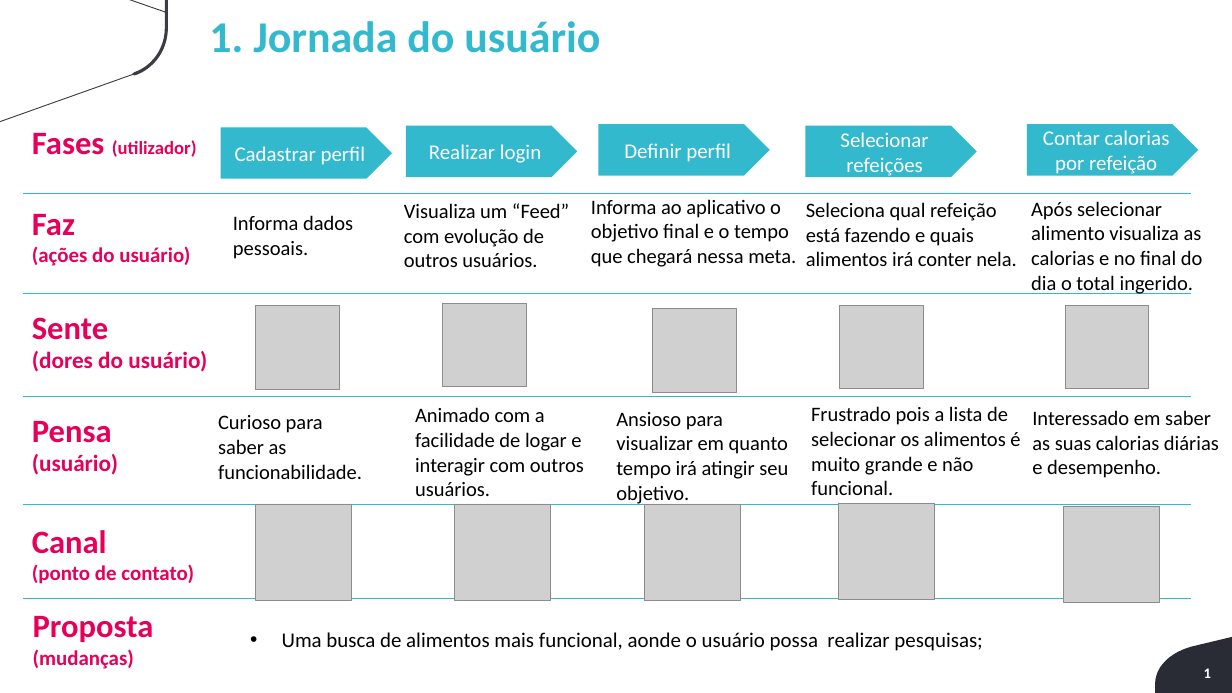
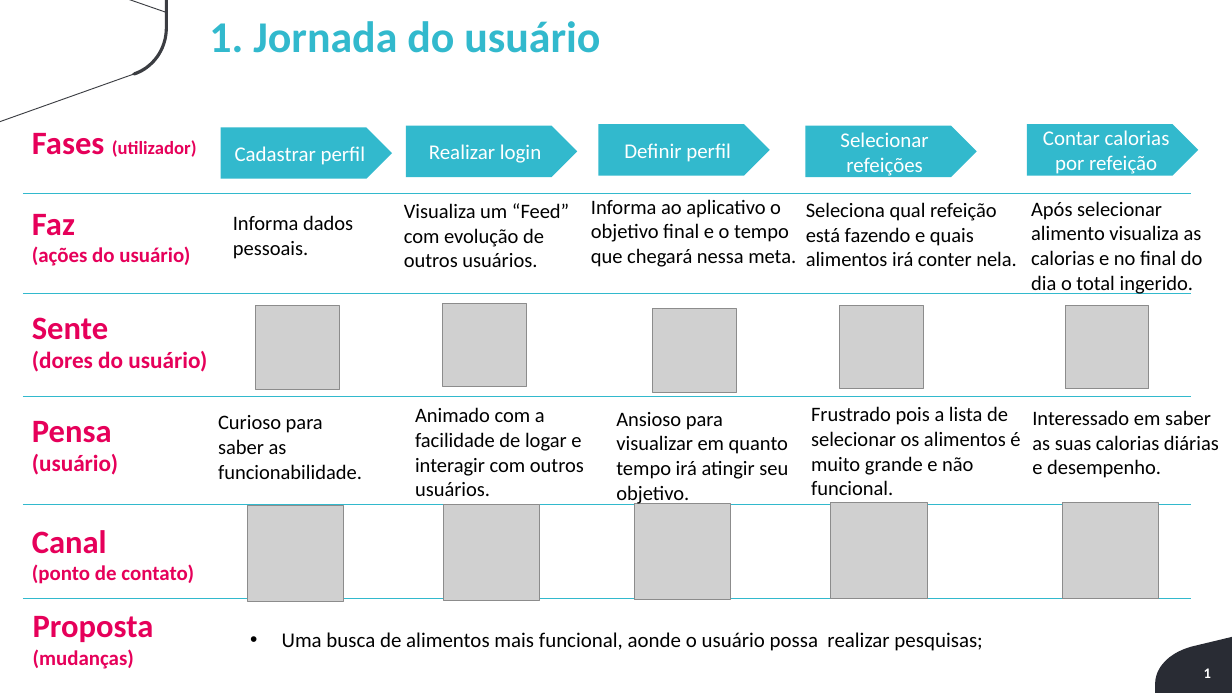
Before and after one commit to mileneoliveira/grupo04-react-web, a slide deck: slide 1 of Documentação/Documentação_Teorica/Jornada_Usuario V1.pptx. Drawn at 1232x693 pixels with LibreOffice and Linux fonts; fonts in the diff are those of the drawing; grey boxes stand for pictures; background and template pictures are left out. Boxes give left, top, right and bottom in pixels: in the first picture for what was removed or moved away, otherwise in the second. Text is boxed around its words. In the diff, an @@ line names an element or a change of style, - is before the commit and + after.

```diff
--- a/Documentação/Documentação_Teorica/Jornada_Usuario V1.pptx
+++ b/Documentação/Documentação_Teorica/Jornada_Usuario V1.pptx
@@ picture: place and size @@
-picture at (255, 504, 351, 600)
+picture at (248, 506, 344, 602)
@@ 3 pictures: place and size @@
-3 pictures at (455, 504, 935, 600)
+3 pictures at (444, 502, 927, 601)
@@ picture: place and size @@
-picture at (1064, 506, 1160, 603)
+picture at (1062, 502, 1158, 598)
```
Also in this commit, not shown: 1 other file.
